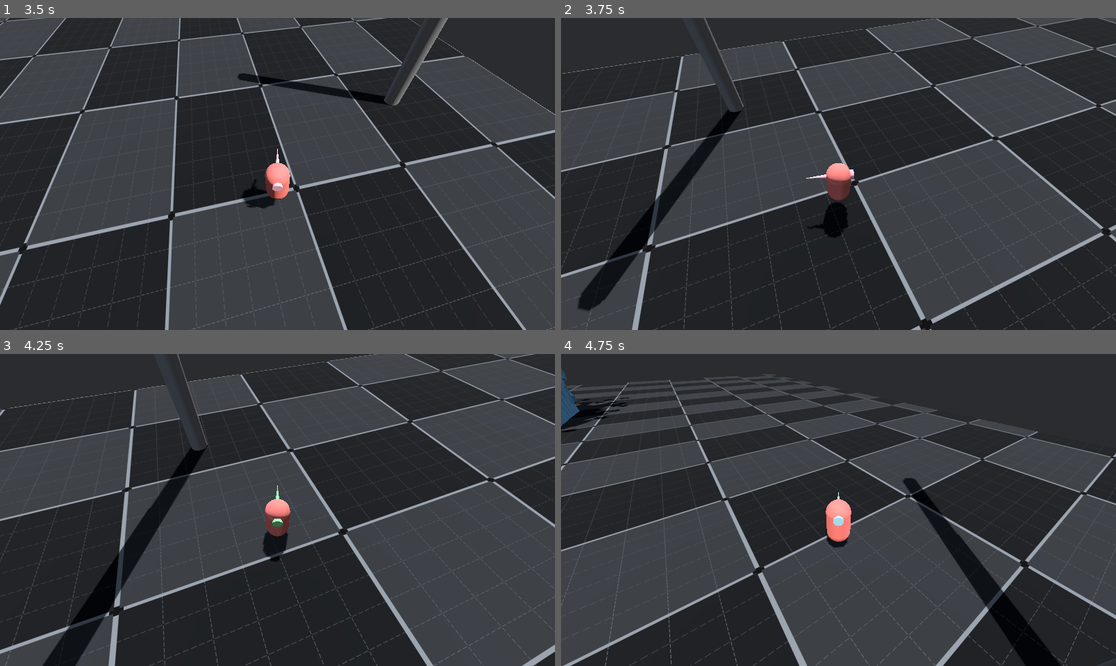
Above: before the commit, frames 1-4 (two rows, left to right).
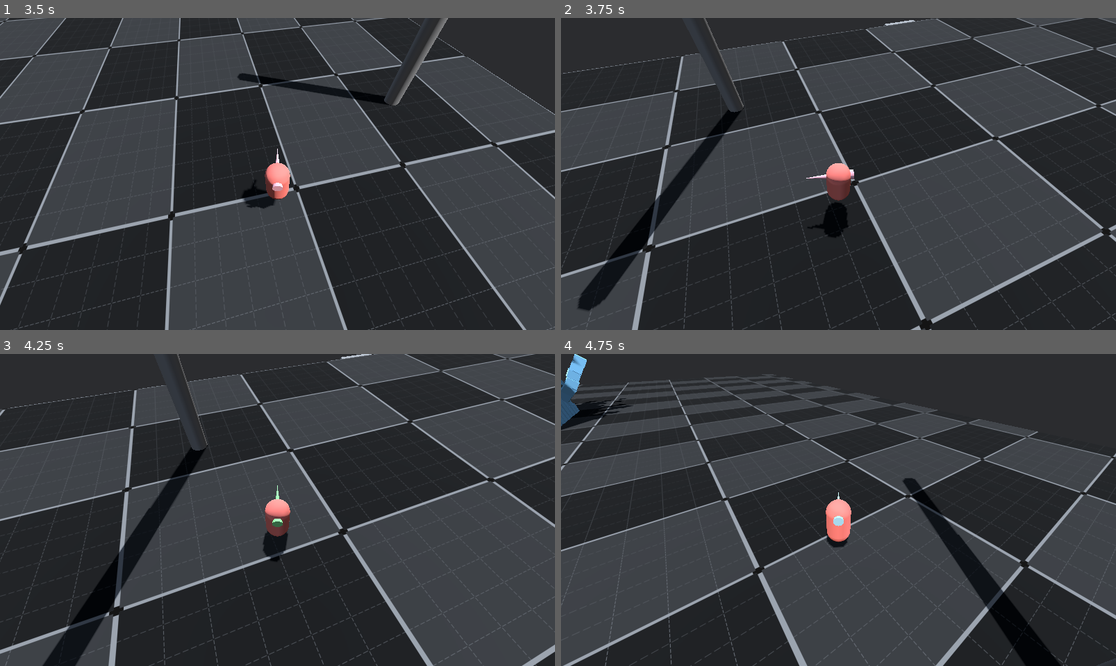
Above: after the commit, the same moments.

Repository: erikringwalters/jolt-test
Game: Godot game, scene res://main.tscn
Same seed, same stepped clock (60 frames per second), same inputs: the game is played once before the commit and once after it.
Inputs (mouse positions are in pixels of both pictures, inside the frame that each line leads up to):
- Up to frame 1 (3.5 s): move the mouse to (399, 158) at 0.52 s; press the mouse at (399, 158) at 0.53 s; hold D (move_right) 0.53-1.28 s; tap Space (jump) at 0.77, 1.52, 3.02 s; move the mouse to (249, 174) at 1.27 s; release the mouse at (249, 174) at 1.28 s; hold W (move_up) from 1.28 s (still down); click (249, 174) at 1.35 s; move the mouse to (288, 167) at 2.02 s; press the mouse at (288, 167) at 2.03 s; move the mouse to (271, 180) at 2.77 s; release the mouse at (271, 180) at 2.78 s; click (271, 180) at 2.85 s
- Up to frame 2 (3.75 s): keep holding W (move_up); move the mouse to (877, 177) at 3.52 s; press the mouse at (877, 177) at 3.53 s
- Up to frame 3 (4.25 s): keep holding W (move_up); tap Space (jump) at 3.77 s
- Up to frame 4 (4.75 s): keep holding W (move_up); move the mouse to (794, 506) at 4.27 s; release the mouse at (794, 506) at 4.28 s; click (794, 506) at 4.35 s; tap Space (jump) at 4.52 s

Frame 1 is identical in both runs. In frame 2, less than 0.1% of the frame differs, in the area x 58-64%, y 0-3%; in frame 3, less than 0.1%; in frame 4, 0.5%, in the area x 0-13%, y 0-26%.

Commit message:
logic restructure

Diff:
--- a/main.tscn
+++ b/main.tscn
@@ -45,6 +45,12 @@
 
 [sub_resource type="CylinderMesh" id="CylinderMesh_lquwl"]
 height = 20.0
+
+[sub_resource type="BoxShape3D" id="BoxShape3D_lquwl"]
+size = Vector3(5, 1, 5)
+
+[sub_resource type="BoxMesh" id="BoxMesh_7mycd"]
+size = Vector3(5, 1, 5)
 
 [node name="Main" type="Node3D"]
 script = ExtResource("1_ig7tw")
@@ -95,3 +101,14 @@
 [node name="PoleMesh" type="MeshInstance3D" parent="Pole"]
 transform = Transform3D(1, 0, 0, 0, 1, 0, 0, 0, 1, 0, 10, 0)
 mesh = SubResource("CylinderMesh_lquwl")
+
+[node name="StaticBody3D2" type="StaticBody3D" parent="."]
+transform = Transform3D(1, 0, 0, 0, 1, 0, 0, 0, 1, 0, -3, -55)
+collision_layer = 7
+collision_mask = 7
+
+[node name="CollisionShape3D" type="CollisionShape3D" parent="StaticBody3D2"]
+shape = SubResource("BoxShape3D_lquwl")
+
+[node name="MeshInstance3D" type="MeshInstance3D" parent="StaticBody3D2"]
+mesh = SubResource("BoxMesh_7mycd")
--- a/scripts/player_rb.gd
+++ b/scripts/player_rb.gd
@@ -93,20 +93,16 @@
 	return !_ground_detector.get_overlapping_bodies().is_empty()
 
 func _set_state(move_direction:Vector3) -> void:
-	print(move_direction)
 	if _is_grounded():
 		if is_horizontal_near_zero(move_direction, slow_movement_threshold):
-			if is_horizontal_near_zero(linear_velocity, slow_movement_threshold):
-				state = States.IDLE
-			else:
-				state = States.SLIDING
+			state = States.IDLE if (
+				is_horizontal_near_zero(linear_velocity, slow_movement_threshold)
+				) else States.SLIDING
 		else:
 			state = States.RUNNING
 	else:
-		if linear_velocity.y > 0.0:
-			state = States.JUMPING
-		else:
-			state = States.FALLING
+		state = States.JUMPING if linear_velocity.y > 0.0 else States.FALLING
+
 
 func _change_state_indicator_color() -> void:
 	var color:Color = _idle_color
Not shown: 1 places in main.tscn that only renumber resources
